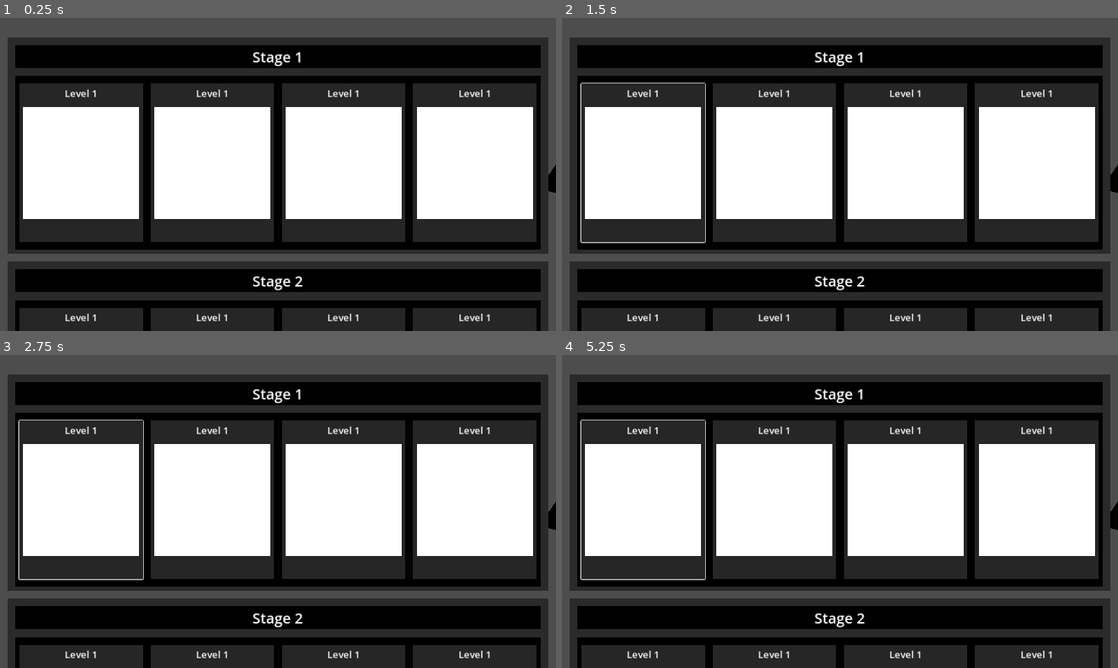
Above: before the commit, frames 1-4 (two rows, left to right).
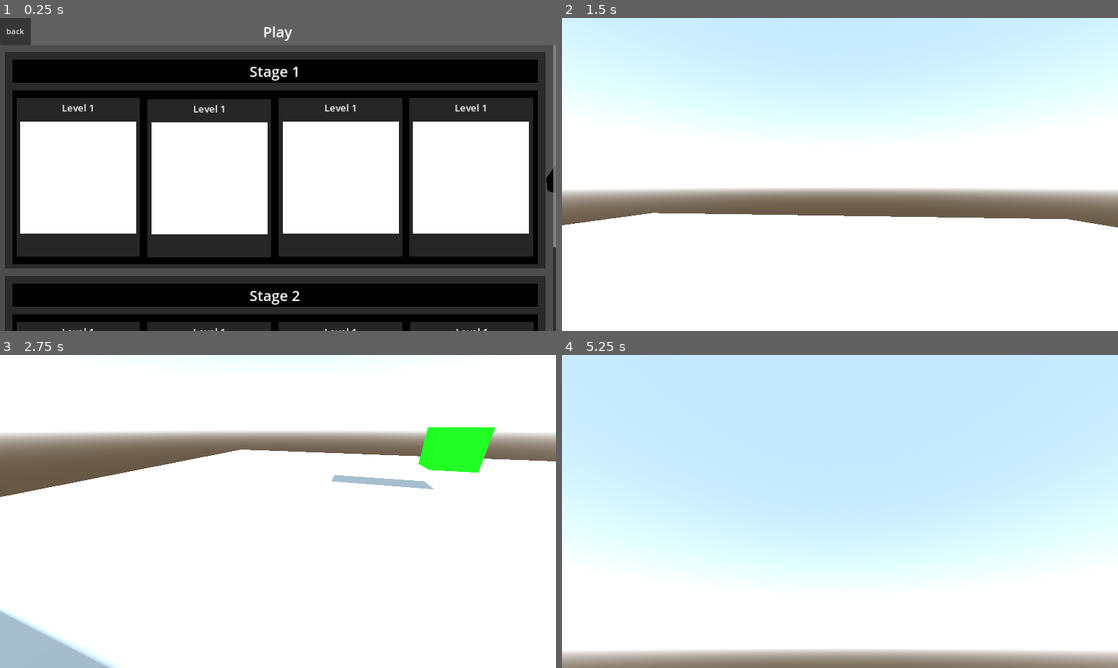
Above: after the commit, the same moments.

Repository: mike20111/Math-Game
Game: Godot game, scene res://main_menu.tscn
The game is run twice, just before and just after one commit, with the same random seed, the same clock (stepped at 60 frames per second) and the same inputs. The project has no main scene, so this scene is started directly.
Inputs (mouse positions are in pixels of both pictures, inside the frame that each line leads up to):
- Up to frame 1 (0.25 s): no input
- Up to frame 2 (1.5 s): click (645, 161) at 0.52 s; tap Enter at 1.25 s; move the mouse to (962, 158) at 1.27 s; hold D (move_right) from 1.28 s (still down); tap E (interact) at 1.35 s
- Up to frame 3 (2.75 s): tap Space (jump) at 1.52, 2.27 s; move the mouse to (166, 527) at 2.02 s; release D (move_right) at 2.03 s; hold S (move_backward) from 2.03 s (still down); tap E (interact) at 2.1 s
- Up to frame 4 (5.25 s): move the mouse to (895, 442) at 2.77 s; release S (move_backward) at 2.78 s; hold D (move_right) 2.78-3.53 s; tap E (interact) every 0.75 s from 2.85 to 5.1 s; tap Space (jump) at 3.5, 3.77, 4.52 s; move the mouse to (812, 574) at 3.52 s; hold W (move_forward) 3.53-4.28 s; move the mouse to (1006, 558) at 4.27 s; hold A (move_left) from 4.28 s (still down); tap Escape (escape) at 4.9 s; move the mouse to (673, 464) at 5.02 s

The runs differ from the first frame. In frame 1, 41% of the frame differs, in the area x 0-100%, y 2-100%; in frame 2, 79%; in frame 3, 76%; in frame 4, 99%, in the area x 0-100%, y 0-100%.
Error before the commit: Parse Error: Expected indented block after function declaration. (res://main_menu.gd:41)

Commit message:
Updated Main menu more

Diff:
--- a/LevelButton.gd
+++ b/LevelButton.gd
@@ -1,3 +1,8 @@
 extends Button
 
+signal level_button_pressed
+
 @export var button_level : int
+
+func _on_pressed():
+	emit_signal("level_button_pressed", button_level)
--- a/Player.gd
+++ b/Player.gd
@@ -36,6 +36,10 @@
 
 # Called at a fixed rate
 func _physics_process(delta):
+
+	if Input.is_action_just_pressed("escape"):
+		if gui.math_menu.visible:
+			gui._toggle_math_menu()
 
 	if gui.math_menu.visibility_changed:
 		if gui.math_menu.visible == true:
--- a/main_menu.gd
+++ b/main_menu.gd
@@ -3,6 +3,8 @@
 @onready var anim_player = $AnimationPlayer
 @onready var main_menu = $Main
 @onready var stage_select = $StageSelect
+
+var levels = ["res://test_scene.tscn"]
 
 # Called when the node enters the scene tree for the first time.
 func _ready():
@@ -12,15 +14,13 @@
 # Called every frame. 'delta' is the elapsed time since the previous frame.
 func _process(delta):
 	if Input.is_action_just_pressed("escape"):
-		stage_select.hide()
-		main_menu.show()
+		_go_main_menu()
 
 func _on_play_button_pressed():
 	main_menu.hide()
 	stage_select.show()
 
-func _on_settings_button_pressed():
-	# _settings_menu_toggle()
+func _on_settings_button_pressed(buttonnum):
 	pass
 
 func _on_credits_button_pressed():
@@ -38,5 +38,13 @@
 	get_tree().change_scene_to_file("res://test_scene.tscn")
 
 
-func _on_level_button_pressed():
-	#get buton to pass int, use int to get the number of level in lsit , use list to get stage
+func _on_button_pressed():
+	_go_main_menu()
+
+func _go_main_menu():
+	stage_select.hide()
+	main_menu.show()
+
+
+func _on_level_button_level_button_pressed(button_level):
+	get_tree().change_scene_to_file(levels[button_level])
--- a/main_menu.tscn
+++ b/main_menu.tscn
@@ -18,9 +18,10 @@
 
 [node name="ScrollContainer" type="ScrollContainer" parent="StageSelect"]
 layout_mode = 0
-offset_top = 24.0
-offset_right = 1152.0
-offset_bottom = 672.0
+offset_left = -6.295
+offset_top = 54.0
+offset_right = 1153.7
+offset_bottom = 701.0
 follow_focus = true
 horizontal_scroll_mode = 0
 vertical_scroll_mode = 2
@@ -97,10 +98,10 @@
 
 [node name="Level 2" type="ColorRect" parent="StageSelect/ScrollContainer/Control/StageContainer1/LevelContainer"]
 layout_mode = 0
-offset_left = 280.0
-offset_top = 16.0
-offset_right = 536.0
-offset_bottom = 344.0
+offset_left = 280.295
+offset_top = 18.0
+offset_right = 536.295
+offset_bottom = 346.0
 color = Color(0.14902, 0.14902, 0.14902, 1)
 
 [node name="Label" type="Label" parent="StageSelect/ScrollContainer/Control/StageContainer1/LevelContainer/Level 2"]
@@ -120,11 +121,19 @@
 offset_bottom = 280.0
 texture = SubResource("CanvasTexture_ag8jh")
 
+[node name="LevelButton" type="Button" parent="StageSelect/ScrollContainer/Control/StageContainer1/LevelContainer/Level 2"]
+show_behind_parent = true
+layout_mode = 0
+offset_right = 256.0
+offset_bottom = 328.0
+script = ExtResource("2_88815")
+button_level = 1
+
 [node name="Level 3" type="ColorRect" parent="StageSelect/ScrollContainer/Control/StageContainer1/LevelContainer"]
 layout_mode = 0
-offset_left = 552.0
-offset_top = 16.0
-offset_right = 808.0
+offset_left = 552.295
+offset_top = 16.0
+offset_right = 808.295
 offset_bottom = 344.0
 color = Color(0.14902, 0.14902, 0.14902, 1)
 
@@ -145,11 +154,19 @@
 offset_bottom = 280.0
 texture = SubResource("CanvasTexture_ag8jh")
 
+[node name="LevelButton" type="Button" parent="StageSelect/ScrollContainer/Control/StageContainer1/LevelContainer/Level 3"]
+show_behind_parent = true
+layout_mode = 0
+offset_right = 256.0
+offset_bottom = 328.0
+script = ExtResource("2_88815")
+button_level = 3
+
 [node name="Level 4" type="ColorRect" parent="StageSelect/ScrollContainer/Control/StageContainer1/LevelContainer"]
 layout_mode = 0
-offset_left = 824.0
-offset_top = 16.0
-offset_right = 1080.0
+offset_left = 822.295
+offset_top = 16.0
+offset_right = 1078.29
 offset_bottom = 344.0
 color = Color(0.14902, 0.14902, 0.14902, 1)
 
@@ -169,6 +186,14 @@
 offset_right = 248.0
 offset_bottom = 280.0
 texture = SubResource("CanvasTexture_ag8jh")
+
+[node name="LevelButton" type="Button" parent="StageSelect/ScrollContainer/Control/StageContainer1/LevelContainer/Level 4"]
+show_behind_parent = true
+layout_mode = 0
+offset_right = 256.0
+offset_bottom = 328.0
+script = ExtResource("2_88815")
+button_level = 3
 
 [node name="StageContainer2" type="ColorRect" parent="StageSelect/ScrollContainer/Control"]
 layout_mode = 0
@@ -304,23 +329,26 @@
 offset_bottom = 280.0
 texture = SubResource("CanvasTexture_ag8jh")
 
-[node name="ScrollContainer2" type="ScrollContainer" parent="StageSelect"]
-visible = false
-layout_mode = 1
-anchors_preset = -1
-anchor_top = 0.037
-anchor_right = 1.0
-anchor_bottom = 1.095
-offset_top = -0.0500011
-offset_bottom = -39.75
-scroll_vertical_custom_step = 1130.62
-horizontal_scroll_mode = 0
-vertical_scroll_mode = 2
-scroll_deadzone = 1
-
-[node name="ColorRect" type="ColorRect" parent="StageSelect/ScrollContainer2"]
-custom_minimum_size = Vector2(1152, 1000)
-layout_mode = 2
+[node name="ColorRect" type="ColorRect" parent="StageSelect"]
+layout_mode = 0
+offset_right = 1152.0
+offset_bottom = 56.0
+color = Color(0.376471, 0.376471, 0.376471, 1)
+
+[node name="PlayLabel" type="Label" parent="StageSelect/ColorRect"]
+layout_mode = 0
+offset_right = 1152.0
+offset_bottom = 56.0
+theme_override_font_sizes/font_size = 30
+text = "Play"
+horizontal_alignment = 1
+vertical_alignment = 1
+
+[node name="Button" type="Button" parent="StageSelect/ColorRect"]
+layout_mode = 0
+offset_right = 64.0
+offset_bottom = 56.0
+text = "back"
 
 [node name="Main" type="Control" parent="."]
 visible = false
@@ -397,7 +425,13 @@
 transform = Transform3D(0.668567, 0.00265024, -0.743648, -0.348878, 0.884236, -0.310503, 0.656737, 0.467034, 0.592095, 7.67119, 0, -3)
 mesh = SubResource("BoxMesh_imfux")
 
+[connection signal="level_button_pressed" from="StageSelect/ScrollContainer/Control/StageContainer1/LevelContainer/Level 1/LevelButton" to="." method="_on_level_button_level_button_pressed"]
 [connection signal="pressed" from="StageSelect/ScrollContainer/Control/StageContainer1/LevelContainer/Level 1/LevelButton" to="." method="_on_level_button_pressed"]
+[connection signal="pressed" from="StageSelect/ScrollContainer/Control/StageContainer1/LevelContainer/Level 1/LevelButton" to="StageSelect/ScrollContainer/Control/StageContainer1/LevelContainer/Level 1/LevelButton" method="_on_pressed"]
+[connection signal="pressed" from="StageSelect/ScrollContainer/Control/StageContainer1/LevelContainer/Level 2/LevelButton" to="." method="_on_level_button_pressed"]
+[connection signal="pressed" from="StageSelect/ScrollContainer/Control/StageContainer1/LevelContainer/Level 3/LevelButton" to="." method="_on_level_button_pressed"]
+[connection signal="pressed" from="StageSelect/ScrollContainer/Control/StageContainer1/LevelContainer/Level 4/LevelButton" to="." method="_on_level_button_pressed"]
+[connection signal="pressed" from="StageSelect/ColorRect/Button" to="." method="_on_button_pressed"]
 [connection signal="pressed" from="Main/PlayButton" to="." method="_on_play_button_pressed"]
 [connection signal="pressed" from="Main/SettingsButton" to="." method="_on_settings_button_pressed"]
 [connection signal="pressed" from="Main/TutorialButton" to="." method="_on_tutorial_button_pressed"]
